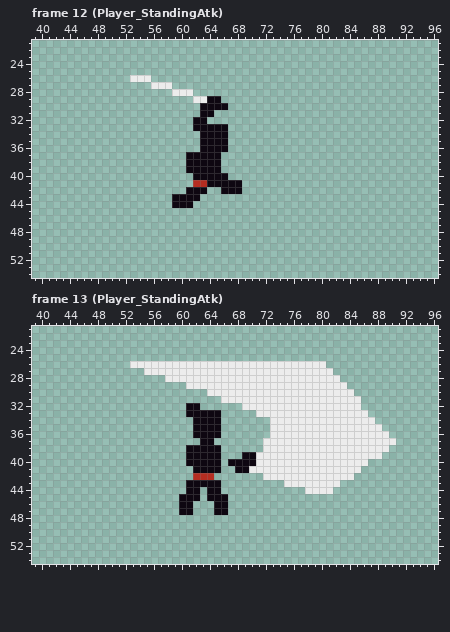
Two versions of one pixel-art file, Assets/Player/T_Player.aseprite. The picture above is the old version.
128x64 pixels, 18 frames. Shown: frame 12 (Player_StandingAtk): x 39..96, y 21..54; frame 13 (Player_StandingAtk): x 39..96, y 21..54. The commit also changed other frames, which this record leaves out.
After the commit:
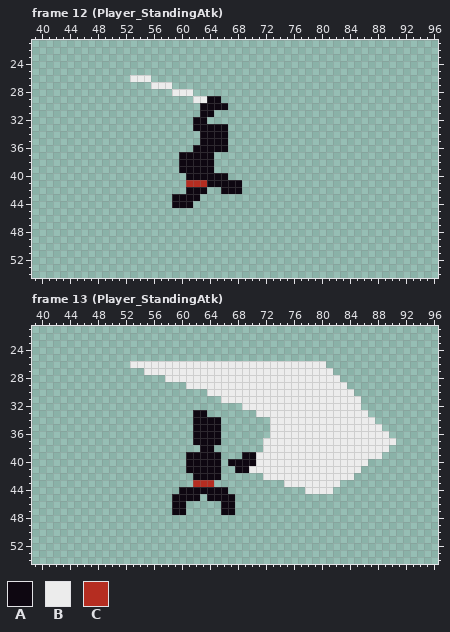
Palette (. is transparent): A #0e0711  B #ececec  C #b52d21
The edit:
--- frame 12 (Player_StandingAtk), layer "Torso"
@@ x 58..67 @@
 35 .....AAAA.
-36 .....AAAA.
-37 ...AAAAA..
-38 ...AAAAA..
-39 ...AAAAA..
-40 ....AAAAA.
-41 ....CCAAAA
+36 ....AAAAA.
+37 ..AAAAA...
+38 ..AAAAA...
+39 ..AAAAA...
+40 ...AAAAAA.
+41 ...CCCAAAA
 42 ...AAA..AA
--- frame 13 (Player_StandingAtk), layers "Head", "Legs", "Torso"
@@ x 59..67 @@
 31 .......BB
-32 ..AA.....
-33 ..AAAAA..
+32 .........
+33 ...AA....
 34 ...AAAA..
@@ x 57..69 @@
 36 .....AAAA....
-37 ......AA.....
-38 ....AAAAA....
+37 .....AAAA....
+38 ......AA.....
 39 ....AAAAA...A
 40 ....AAAAA.AAA
-41 .....AAAA..AA
-42 .....CCC.....
-43 ....AAAAA....
-44 ....AA.AA....
-45 ...AAA.AAA...
-46 ...AA...AA...
-47 ...AA...AA...
+41 ....AAAAA..AA
+42 .....AAAA....
+43 .....CCC.....
+44 ...AAAAAAA...
+45 ..AAAA.AAAA..
+46 ..AA.....AA..
+47 ..AA.....AA..
 48 .............
Where, in picture pixels (left, top, right, bottom), the same in both pictures:
changed: (179, 145, 221, 187)
changed: (172, 403, 235, 515)
